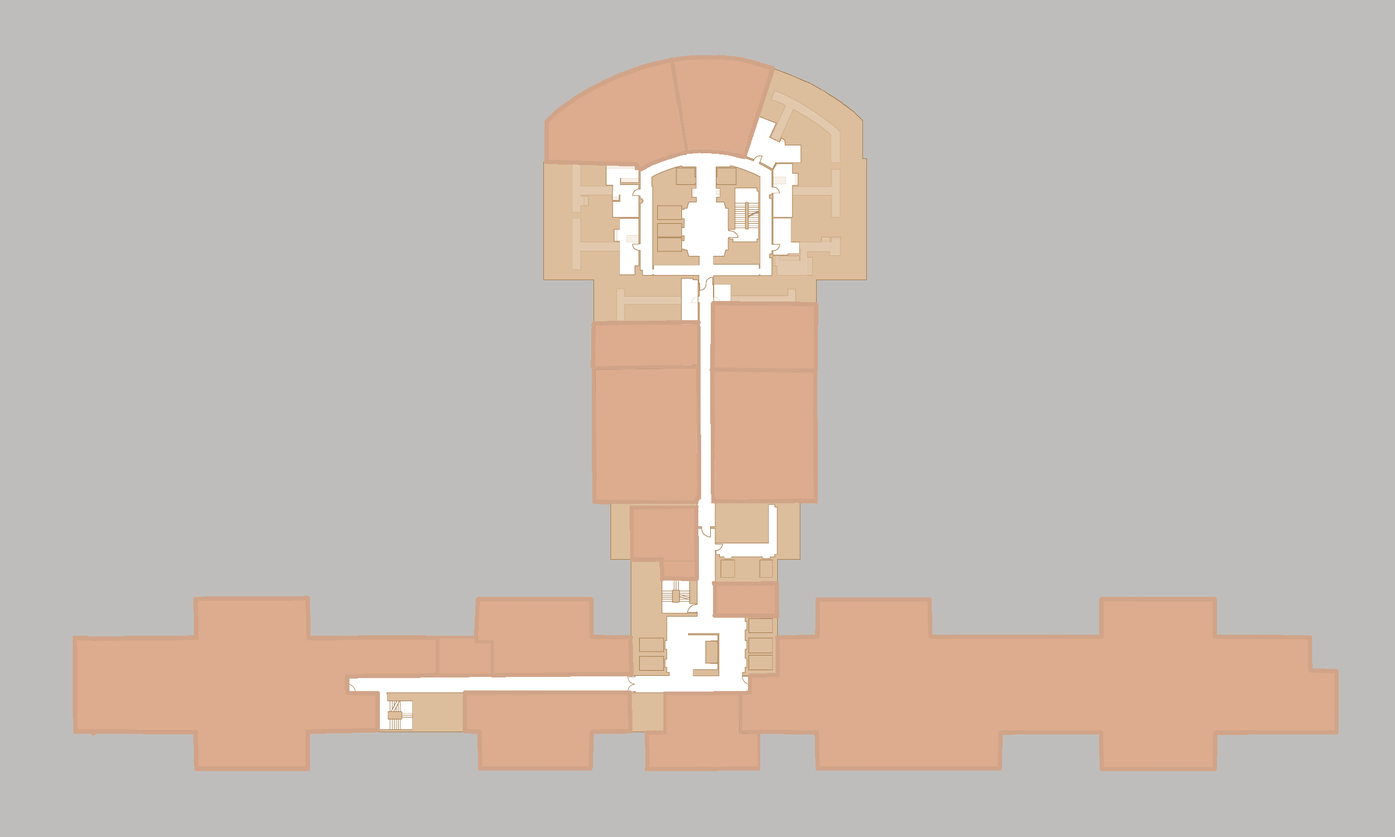
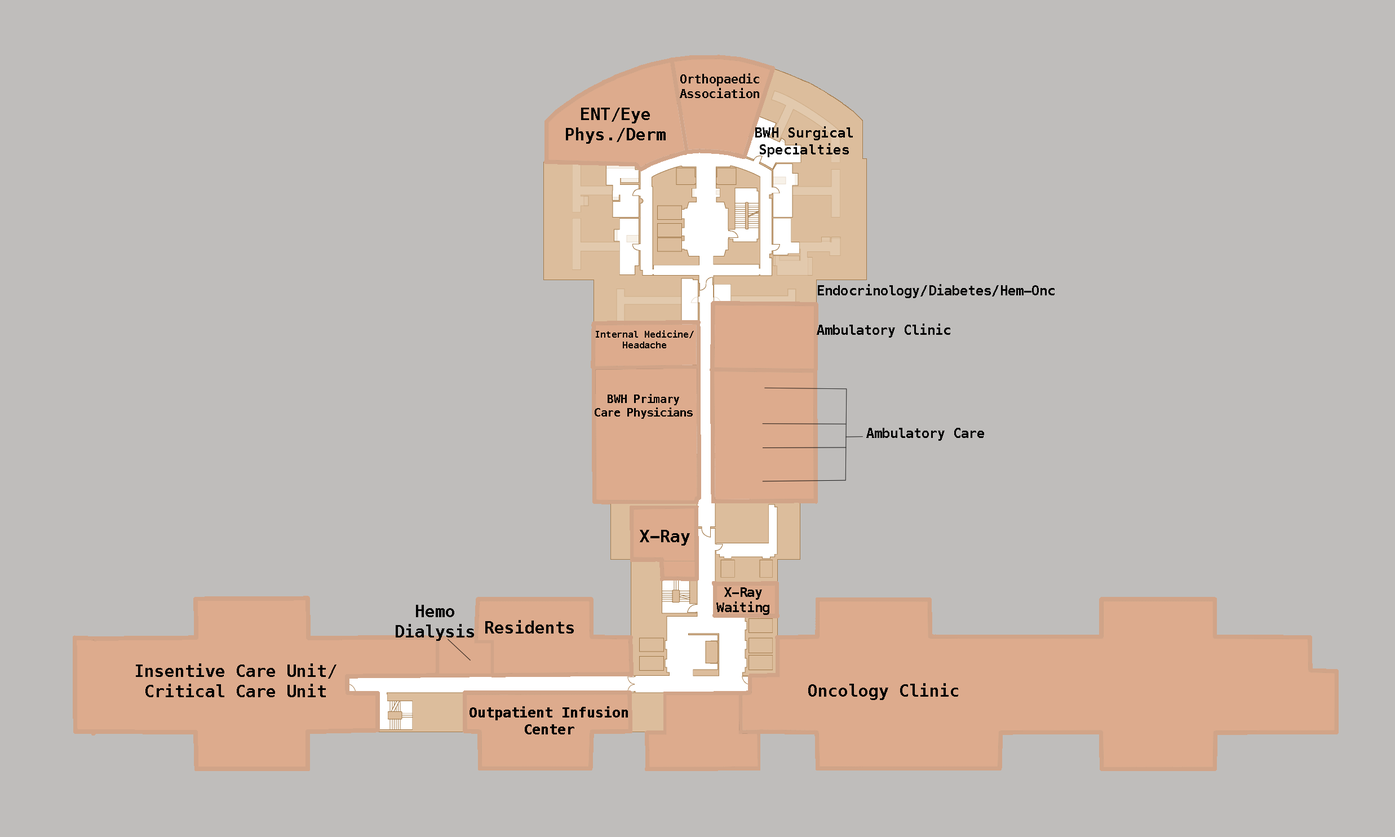
Revision of a layered 1395px x 837px image; what changed, layer by layer:
added layer "Ambulatory Care" above "Layer 2" over [866, 427, 985, 441]
added layer "Layer 2" above "Ambulatory Clinic" over [762, 387, 863, 482]
added layer "Ambulatory Clinic" above "Endocrinology/Diabetes/Hem-Onc" over [816, 323, 951, 338]
added layer "Endocrinology/Diabetes/Hem-Onc" above "BWH Surgical Specialties" over [817, 284, 1055, 299]
added layer "BWH Surgical Specialties" above "Orthopaedic Association" over [755, 126, 853, 158]
added layer "Orthopaedic Association" above "ENT/Eye Phys./Derm" over [679, 73, 760, 99]
added layer "ENT/Eye Phys./Derm" above "Internal Medicine/ Headache" over [565, 107, 666, 144]
added layer "Internal Medicine/ Headache" above "BWH Primary Care Physicians" over [595, 330, 694, 349]
added layer "BWH Primary Care Physicians" above "X-Ray" over [594, 393, 693, 419]
added layer "X-Ray" above "X-Ray Waiting" over [639, 529, 690, 546]
added layer "X-Ray Waiting" above "Oncology Clinic" over [716, 587, 770, 615]
added layer "Oncology Clinic" above "Layer 3" over [808, 683, 959, 701]
added layer "Layer 3" above "Hemo Dialysis" over [447, 638, 471, 661]
added layer "Hemo Dialysis" above "Residents" over [395, 604, 475, 641]
added layer "Residents" above "Outpatient Infusion Center" over [485, 620, 574, 634]
added layer "Outpatient Infusion Center" above "Insentive Care Unit/ Critical Care Unit" over [469, 706, 628, 735]
added layer "Insentive Care Unit/ Critical Care Unit" above "lines" over [135, 663, 337, 698]
